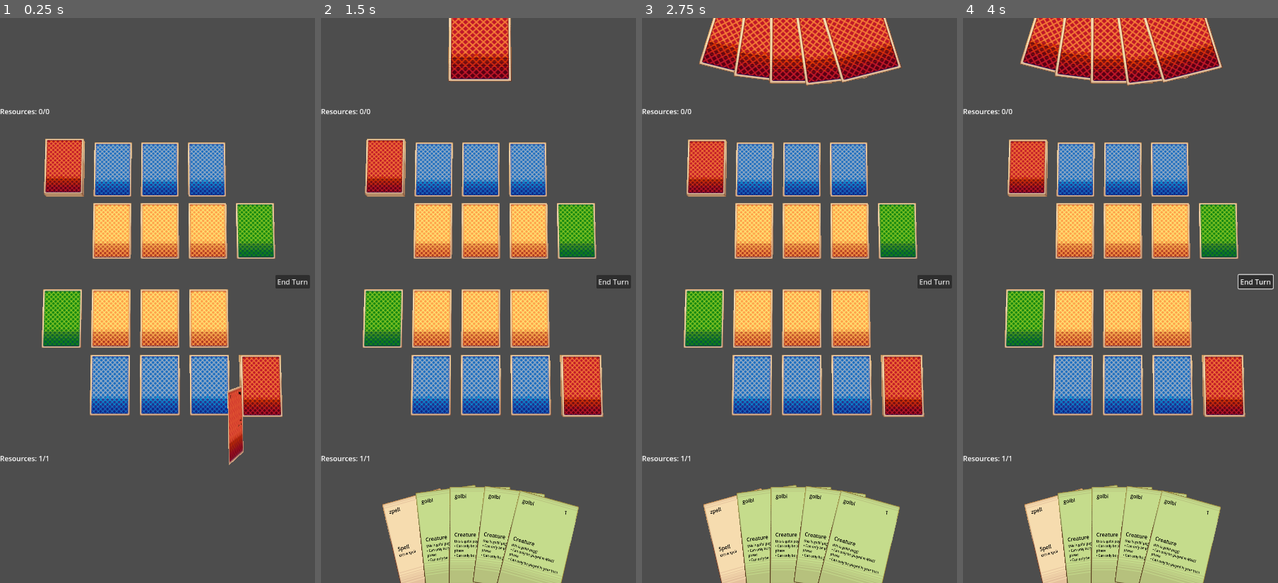
Above: before the commit, frames 1-4 (left to right).
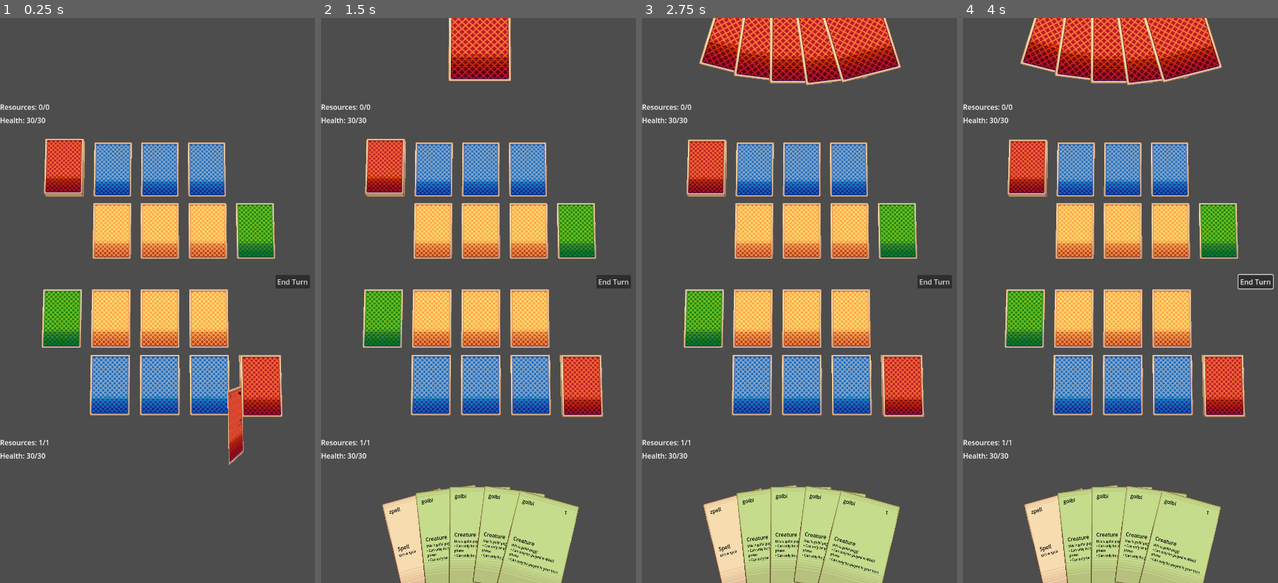
Above: after the commit, the same moments.

Repository: akaFalk/tcg
Game: Godot game, scene res://scenes/main.tscn
Two runs of this game, one before a commit and one after it. Both use one fixed random seed, a clock stepped at 60 frames per second and the inputs below.
Inputs (mouse positions are in pixels of both pictures, inside the frame that each line leads up to):
- Up to frame 1 (0.25 s): no input
- Up to frame 2 (1.5 s): tap Enter at 0.5 s; move the mouse to (550, 272) at 0.52 s; hold Up (ui_up) 0.53-1.25 s; tap O at 0.6 s; click (550, 272) at 0.67 s; drag from (415, 328) to (462, 413) at 1.27 s
- Up to frame 3 (2.75 s): move the mouse to (834, 176) at 2.02 s; hold Up (ui_up) from 2.03 s (still down); tap Shift at 2.1 s
- Up to frame 4 (4 s): release Up (ui_up) at 2.75 s; click "End Turn" at 2.75 s; tap Space at 3.5 s; drag from (1104, 413) to (1026, 215) at 3.52 s

The runs differ from the first frame. In frame 1, 0.4% of the frame differs, in the area x 0-16%, y 15-79%; in frame 2, 0.4%; in frame 3, 0.4%; in frame 4, 0.4%.

Commit message:
add player components

Diff:
--- a/scenes/deck.tscn
+++ b/scenes/deck.tscn
@@ -1,7 +1,6 @@
-[gd_scene load_steps=4 format=3 uid="uid://c55oevxm0q8ee"]
+[gd_scene load_steps=3 format=3 uid="uid://c55oevxm0q8ee"]
 
 [ext_resource type="Script" uid="uid://cmpd0xeyqwx0q" path="res://scripts/entities/deck.gd" id="1_iwvh5"]
-[ext_resource type="Texture2D" uid="uid://ddxe5w2bf737n" path="res://assets/card-back2.png" id="2_rvthe"]
 
 [sub_resource type="BoxShape3D" id="BoxShape3D_tbcxn"]
 size = Vector3(0.963623, 1.43956, 0.00338745)
@@ -9,11 +8,6 @@
 [node name="Deck" type="Node3D"]
 script = ExtResource("1_iwvh5")
 
-[node name="Sprite3D" type="Sprite3D" parent="."]
-visible = false
-render_priority = -1
-texture = ExtResource("2_rvthe")
-
 [node name="Area3D" type="Area3D" parent="."]
 collision_layer = 4
 collision_mask = 4
--- a/scenes/main.tscn
+++ b/scenes/main.tscn
@@ -1,13 +1,17 @@
-[gd_scene load_steps=21 format=3 uid="uid://crf02py6ivrhs"]
+[gd_scene load_steps=25 format=3 uid="uid://crf02py6ivrhs"]
 
 [ext_resource type="Script" uid="uid://3gwct2hgy3es" path="res://scripts/systems/input/card_hover_system.gd" id="1_fnqc8"]
 [ext_resource type="Texture2D" uid="uid://xs2i50m3otqy" path="res://assets/card-back1.png" id="2_85g3d"]
-[ext_resource type="Script" uid="uid://ch8hue7drqiuh" path="res://scripts/entities/player.gd" id="2_jscy8"]
+[ext_resource type="Script" uid="uid://ch8hue7drqiuh" path="res://scripts/entities/player/player.gd" id="2_jscy8"]
 [ext_resource type="Texture2D" uid="uid://d0gp1c48nitab" path="res://assets/card-back4.png" id="2_ya4ey"]
 [ext_resource type="PackedScene" uid="uid://cmn5fanrrjxmq" path="res://scenes/card_slot.tscn" id="3_0w6vj"]
 [ext_resource type="Texture2D" uid="uid://ctun7c2ec82y7" path="res://assets/card-back3.png" id="3_choun"]
 [ext_resource type="Resource" uid="uid://c5g282k7lsafi" path="res://data/player_hand.tres" id="3_muem4"]
+[ext_resource type="Script" uid="uid://7xi03ijq75su" path="res://scripts/entities/player/components/health_component.gd" id="3_pm3ni"]
 [ext_resource type="Script" uid="uid://c5jpt1q3vulgi" path="res://scripts/entities/hands/player_hand.gd" id="4_1nvsg"]
+[ext_resource type="Script" uid="uid://bjwsn68h7s5ec" path="res://scripts/ui/health_ui.gd" id="4_pm3ni"]
+[ext_resource type="Script" uid="uid://p4iq7ggxk37n" path="res://scripts/entities/player/components/resource_component.gd" id="4_y6deb"]
+[ext_resource type="Script" uid="uid://botmty6hc3fdx" path="res://scripts/entities/player/components/slot_manager.gd" id="5_og1vs"]
 [ext_resource type="Resource" uid="uid://blh20038k3j8k" path="res://data/dummy_deck.tres" id="5_yc10j"]
 [ext_resource type="PackedScene" uid="uid://c55oevxm0q8ee" path="res://scenes/deck.tscn" id="6_85g3d"]
 [ext_resource type="Script" uid="uid://c6iv3vhdxdf6g" path="res://scripts/systems/input/input_handler.gd" id="6_n1dqr"]
@@ -29,13 +33,60 @@
 [node name="CardLoader" type="Node3D" parent="."]
 script = ExtResource("9_85g3d")
 
-[node name="Player" type="Node3D" parent="." node_paths=PackedStringArray("card_slots")]
+[node name="Player" type="Node3D" parent="." node_paths=PackedStringArray("health_component", "resource_component", "slot_manager")]
 script = ExtResource("2_jscy8")
-card_slots = NodePath("CardSlots")
-
-[node name="PlayerHand" type="Node3D" parent="Player" node_paths=PackedStringArray("player", "camera", "turn_system", "deck")]
+health_component = NodePath("HealthComponent")
+resource_component = NodePath("ResourceComponent")
+slot_manager = NodePath("SlotManager")
+
+[node name="HealthComponent" type="Node3D" parent="Player"]
+script = ExtResource("3_pm3ni")
+metadata/_custom_type_script = "uid://7xi03ijq75su"
+
+[node name="ResourceComponent" type="Node3D" parent="Player"]
+script = ExtResource("4_y6deb")
+metadata/_custom_type_script = "uid://p4iq7ggxk37n"
+
+[node name="SlotManager" type="Node3D" parent="Player" node_paths=PackedStringArray("slots")]
+script = ExtResource("5_og1vs")
+slots = [NodePath("CreatureCardSlot1"), NodePath("CreatureCardSlot2"), NodePath("CreatureCardSlot3"), NodePath("SpellCardSlot1"), NodePath("SpellCardSlot2"), NodePath("SpellCardSlot3"), NodePath("FieldCardSlot")]
+metadata/_custom_type_script = "uid://botmty6hc3fdx"
+
+[node name="CreatureCardSlot1" parent="Player/SlotManager" instance=ExtResource("3_0w6vj")]
+transform = Transform3D(0.50088, 0, 0, 0, 0.50088, 0, 0, 0, 0.50088, 0.9, 1.2, 0)
+image = ExtResource("2_ya4ey")
+
+[node name="CreatureCardSlot2" parent="Player/SlotManager" instance=ExtResource("3_0w6vj")]
+transform = Transform3D(0.50088, 0, 0, 0, 0.50088, 0, 0, 0, 0.50088, 1.5, 1.2, 0)
+image = ExtResource("2_ya4ey")
+
+[node name="CreatureCardSlot3" parent="Player/SlotManager" instance=ExtResource("3_0w6vj")]
+transform = Transform3D(0.50088, 0, 0, 0, 0.50088, 0, 0, 0, 0.50088, 2.1, 1.2, 0)
+image = ExtResource("2_ya4ey")
+
+[node name="SpellCardSlot1" parent="Player/SlotManager" instance=ExtResource("3_0w6vj")]
+transform = Transform3D(0.50088, 0, 0, 0, 0.50088, 0, 0, 0, 0.50088, 0.9, 0.4, 0)
+slot_type = 1
+image = ExtResource("2_85g3d")
+
+[node name="SpellCardSlot2" parent="Player/SlotManager" instance=ExtResource("3_0w6vj")]
+transform = Transform3D(0.50088, 0, 0, 0, 0.50088, 0, 0, 0, 0.50088, 1.5, 0.4, 0)
+slot_type = 1
+image = ExtResource("2_85g3d")
+
+[node name="SpellCardSlot3" parent="Player/SlotManager" instance=ExtResource("3_0w6vj")]
+transform = Transform3D(0.50088, 0, 0, 0, 0.50088, 0, 0, 0, 0.50088, 2.1, 0.4, 0)
+slot_type = 1
+image = ExtResource("2_85g3d")
+
+[node name="FieldCardSlot" parent="Player/SlotManager" instance=ExtResource("3_0w6vj")]
+transform = Transform3D(0.50088, 0, 0, 0, 0.50088, 0, 0, 0, 0.50088, 0.3, 1.2, 0)
+slot_type = 2
+image = ExtResource("3_choun")
+
+[node name="PlayerHand" type="Node3D" parent="Player" node_paths=PackedStringArray("resource_component", "camera", "turn_system", "deck")]
 script = ExtResource("4_1nvsg")
-player = NodePath("..")
+resource_component = NodePath("../ResourceComponent")
 config = ExtResource("3_muem4")
 camera = NodePath("../../Camera3D")
 turn_system = NodePath("../../Systems/TurnSystem")
@@ -48,86 +99,54 @@
 player = NodePath("..")
 deck_definition = ExtResource("5_yc10j")
 
-[node name="CardSlots" type="Node3D" parent="Player"]
-
-[node name="CreatureCardSlot1" parent="Player/CardSlots" instance=ExtResource("3_0w6vj")]
-transform = Transform3D(0.50088, 0, 0, 0, 0.50088, 0, 0, 0, 0.50088, 0.9, 1.2, 0)
-image = ExtResource("2_ya4ey")
-
-[node name="CreatureCardSlot2" parent="Player/CardSlots" instance=ExtResource("3_0w6vj")]
-transform = Transform3D(0.50088, 0, 0, 0, 0.50088, 0, 0, 0, 0.50088, 1.5, 1.2, 0)
-image = ExtResource("2_ya4ey")
-
-[node name="CreatureCardSlot3" parent="Player/CardSlots" instance=ExtResource("3_0w6vj")]
-transform = Transform3D(0.50088, 0, 0, 0, 0.50088, 0, 0, 0, 0.50088, 2.1, 1.2, 0)
-image = ExtResource("2_ya4ey")
-
-[node name="SpellCardSlot1" parent="Player/CardSlots" instance=ExtResource("3_0w6vj")]
-transform = Transform3D(0.50088, 0, 0, 0, 0.50088, 0, 0, 0, 0.50088, 0.9, 0.4, 0)
-slot_type = 1
-image = ExtResource("2_85g3d")
-
-[node name="SpellCardSlot2" parent="Player/CardSlots" instance=ExtResource("3_0w6vj")]
-transform = Transform3D(0.50088, 0, 0, 0, 0.50088, 0, 0, 0, 0.50088, 1.5, 0.4, 0)
-slot_type = 1
-image = ExtResource("2_85g3d")
-
-[node name="SpellCardSlot3" parent="Player/CardSlots" instance=ExtResource("3_0w6vj")]
-transform = Transform3D(0.50088, 0, 0, 0, 0.50088, 0, 0, 0, 0.50088, 2.1, 0.4, 0)
-slot_type = 1
-image = ExtResource("2_85g3d")
-
-[node name="FieldCardSlot" parent="Player/CardSlots" instance=ExtResource("3_0w6vj")]
-transform = Transform3D(0.50088, 0, 0, 0, 0.50088, 0, 0, 0, 0.50088, 0.3, 1.2, 0)
-slot_type = 2
-image = ExtResource("3_choun")
-
-[node name="ResourcesUI" type="Control" parent="Player" node_paths=PackedStringArray("player")]
-layout_mode = 3
-anchors_preset = 0
-offset_right = 40.0
-offset_bottom = 40.0
-script = ExtResource("8_jkv2x")
-player = NodePath("..")
-
-[node name="Label" type="Label" parent="Player/ResourcesUI"]
-layout_mode = 0
-offset_top = 986.0
-offset_right = 40.0
-offset_bottom = 1009.0
-
-[node name="Opponent" type="Node3D" parent="."]
+[node name="Opponent" type="Node3D" parent="." node_paths=PackedStringArray("health_component", "resource_component", "slot_manager")]
 script = ExtResource("2_jscy8")
+health_component = NodePath("HealthComponent")
+resource_component = NodePath("ResourceComponent")
+slot_manager = NodePath("SlotManager")
 type = 1
 
-[node name="CreatureCardSlot1" parent="Opponent" instance=ExtResource("3_0w6vj")]
+[node name="HealthComponent" type="Node3D" parent="Opponent"]
+script = ExtResource("3_pm3ni")
+metadata/_custom_type_script = "uid://7xi03ijq75su"
+
+[node name="ResourceComponent" type="Node3D" parent="Opponent"]
+script = ExtResource("4_y6deb")
+metadata/_custom_type_script = "uid://p4iq7ggxk37n"
+
+[node name="SlotManager" type="Node3D" parent="Opponent" node_paths=PackedStringArray("slots")]
+script = ExtResource("5_og1vs")
+slots = [NodePath("CreatureCardSlot1"), NodePath("CreatureCardSlot2"), NodePath("CreatureCardSlot3"), NodePath("SpellCardSlot1"), NodePath("SpellCardSlot2"), NodePath("SpellCardSlot3"), NodePath("FieldCardSlot")]
+metadata/_custom_type_script = "uid://botmty6hc3fdx"
+
+[node name="CreatureCardSlot1" parent="Opponent/SlotManager" instance=ExtResource("3_0w6vj")]
 transform = Transform3D(0.50088, 0, 0, 0, 0.50088, 0, 0, 0, 0.50088, 2.1, 2.3, 0)
 image = ExtResource("2_ya4ey")
 
-[node name="CreatureCardSlot2" parent="Opponent" instance=ExtResource("3_0w6vj")]
+[node name="CreatureCardSlot2" parent="Opponent/SlotManager" instance=ExtResource("3_0w6vj")]
 transform = Transform3D(0.50088, 0, 0, 0, 0.50088, 0, 0, 0, 0.50088, 1.5, 2.3, 0)
 image = ExtResource("2_ya4ey")
 
-[node name="CreatureCardSlot3" parent="Opponent" instance=ExtResource("3_0w6vj")]
+[node name="CreatureCardSlot3" parent="Opponent/SlotManager" instance=ExtResource("3_0w6vj")]
 transform = Transform3D(0.50088, 0, 0, 0, 0.50088, 0, 0, 0, 0.50088, 0.9, 2.3, 0)
 image = ExtResource("2_ya4ey")
 
-[node name="SpellCardSlot1" parent="Opponent" instance=ExtResource("3_0w6vj")]
+[node name="SpellCardSlot1" parent="Opponent/SlotManager" instance=ExtResource("3_0w6vj")]
 transform = Transform3D(0.50088, 0, 0, 0, 0.50088, 0, 0, 0, 0.50088, 2.1, 3.1, 0)
 slot_type = 1
 image = ExtResource("2_85g3d")
 
-[node name="SpellCardSlot2" parent="Opponent" instance=ExtResource("3_0w6vj")]
+[node name="SpellCardSlot2" parent="Opponent/SlotManager" instance=ExtResource("3_0w6vj")]
 transform = Transform3D(0.50088, 0, 0, 0, 0.50088, 0, 0, 0, 0.50088, 1.5, 3.1, 0)
 slot_type = 1
 image = ExtResource("2_85g3d")
 
-[node name="SpellCardSlot3" parent="Opponent" instance=ExtResource("3_0w6vj")]
+[node name="SpellCardSlot3" parent="Opponent/SlotManager" instance=ExtResource("3_0w6vj")]
 transform = Transform3D(0.50088, 0, 0, 0, 0.50088, 0, 0, 0, 0.50088, 0.9, 3.1, 0)
 slot_type = 1
 image = ExtResource("2_85g3d")
 
-[node name="FieldCardSlot" parent="Opponent" instance=ExtResource("3_0w6vj")]
+[node name="FieldCardSlot" parent="Opponent/SlotManager" instance=ExtResource("3_0w6vj")]
 transform = Transform3D(0.50088, 0, 0, 0, 0.50088, 0, 0, 0, 0.50088, 2.7, 2.3, 0)
 slot_type = 2
 image = ExtResource("3_choun")
@@ -147,20 +166,6 @@
 turn_system = NodePath("../../Systems/TurnSystem")
 deck = NodePath("../Deck")
 
-[node name="ResourcesUI" type="Control" parent="Opponent" node_paths=PackedStringArray("player")]
-layout_mode = 3
-anchors_preset = 0
-offset_right = 40.0
-offset_bottom = 40.0
-script = ExtResource("8_jkv2x")
-player = NodePath("..")
-
-[node name="Label" type="Label" parent="Opponent/ResourcesUI"]
-layout_mode = 0
-offset_top = 200.0
-offset_right = 40.0
-offset_bottom = 223.0
-
 [node name="EndTurnButton" type="Button" parent="."]
 offset_left = 624.0
 offset_top = 582.0
@@ -197,3 +202,61 @@
 player_hand = NodePath("../../../Player/PlayerHand")
 drag_and_drop_system = NodePath("../DragAndDropSystem")
 metadata/_custom_type_script = "uid://3gwct2hgy3es"
+
+[node name="UI" type="Node3D" parent="."]
+
+[node name="PlayerUI" type="Node3D" parent="UI"]
+
+[node name="PlayerHealthUI" type="Control" parent="UI/PlayerUI" node_paths=PackedStringArray("component")]
+layout_mode = 3
+anchors_preset = 0
+offset_top = 980.0
+offset_bottom = 980.0
+script = ExtResource("4_pm3ni")
+component = NodePath("../../../Player/HealthComponent")
+
+[node name="Label" type="Label" parent="UI/PlayerUI/PlayerHealthUI"]
+layout_mode = 0
+offset_right = 1.0
+offset_bottom = 23.0
+
+[node name="PlayerResourceUI" type="Control" parent="UI/PlayerUI" node_paths=PackedStringArray("component")]
+layout_mode = 3
+anchors_preset = 0
+offset_top = 950.0
+offset_bottom = 950.0
+script = ExtResource("8_jkv2x")
+component = NodePath("../../../Player/ResourceComponent")
+
+[node name="Label" type="Label" parent="UI/PlayerUI/PlayerResourceUI"]
+layout_mode = 0
+offset_right = 1.0
+offset_bottom = 23.0
+
+[node name="OpponentUI" type="Node3D" parent="UI"]
+
+[node name="OpponentHealthUI" type="Control" parent="UI/OpponentUI" node_paths=PackedStringArray("component")]
+layout_mode = 3
+anchors_preset = 0
+offset_top = 220.0
+offset_bottom = 220.0
+script = ExtResource("4_pm3ni")
+component = NodePath("../../../Opponent/HealthComponent")
+
+[node name="Label" type="Label" parent="UI/OpponentUI/OpponentHealthUI"]
+layout_mode = 0
+offset_right = 1.0
+offset_bottom = 23.0
+
+[node name="PlayerResourceUI" type="Control" parent="UI/OpponentUI" node_paths=PackedStringArray("component")]
+layout_mode = 3
+anchors_preset = 0
+offset_top = 190.0
+offset_bottom = 190.0
+script = ExtResource("8_jkv2x")
+component = NodePath("../../../Opponent/ResourceComponent")
+
+[node name="Label" type="Label" parent="UI/OpponentUI/PlayerResourceUI"]
+layout_mode = 0
+offset_right = 1.0
+offset_bottom = 23.0
--- /dev/null
+++ b/scenes/player/components/health_component.tscn
@@ -0,0 +1,6 @@
+[gd_scene load_steps=2 format=3 uid="uid://bq142kj5ud3k0"]
+
+[ext_resource type="Script" uid="uid://7xi03ijq75su" path="res://scripts/entities/player/components/health_component.gd" id="1_1m1n1"]
+
+[node name="HealthComponent" type="Node3D"]
+script = ExtResource("1_1m1n1")
--- /dev/null
+++ b/scenes/player/components/resource_component.tscn
@@ -0,0 +1,6 @@
+[gd_scene load_steps=2 format=3 uid="uid://n58kgc6epco0"]
+
+[ext_resource type="Script" uid="uid://p4iq7ggxk37n" path="res://scripts/entities/player/components/resource_component.gd" id="1_kx423"]
+
+[node name="ResourceComponent" type="Node3D"]
+script = ExtResource("1_kx423")
--- a/scripts/entities/cards/card.gd
+++ b/scripts/entities/cards/card.gd
@@ -70,7 +70,6 @@
 
 func check_playability() -> void:
 	var conditions = card_data.get_play_conditions()
-	is_playable
 
 	for condition in conditions:
 		if not condition.validate(self):
--- a/scripts/entities/hands/player_hand.gd
+++ b/scripts/entities/hands/player_hand.gd
@@ -1,11 +1,11 @@
 class_name PlayerHand extends BaseHand
 
-@export var player: Player
+@export var resource_component: ResourceComponent
 
 func _ready():
 	super._ready()
 	EventBus.CARD_PLAYED.connect(_on_card_played)
-	player.resources_changed.connect(_on_resources_changed)
+	resource_component.resources_changed.connect(_on_resources_changed)
 
 func _on_card_played(card: Card) -> void:
 	if card in cards:
--- a/scripts/entities/player.gd
+++ /dev/null
@@ -1,47 +0,0 @@
-class_name Player extends Node3D
-
-enum Type { PLAYER, OPPONENT }
-
-signal resources_changed(current: int, max_resources: int)
-signal health_changed(new_health: int)
-
-@export var type: Type
-@export var card_slots: Node3D
-
-var health: int = 30:
-	set(value):
-		health = max(0, value)
-		health_changed.emit(health)
-var current_resources: int = 0
-var max_resources: int = 0
-
-func _ready():
-	EventBus.CARD_PLAYED.connect(_on_card_played)
-
-func refresh_resources() -> void:
-	current_resources = max_resources
-	resources_changed.emit(current_resources, max_resources)
-
-func increase_max_resources() -> void:
-	max_resources = mini(max_resources + 1, 10)  # Cap at 10
-	resources_changed.emit(current_resources, max_resources)
-
-func can_play_card(card: Card) -> bool:
-	return can_afford(card.card_data.cost) && has_card_slot(card.card_data.type)
-
-func has_card_slot(type: CardData.Type) -> bool:
-	for card_slot in card_slots.get_children():
-		if card_slot.slot_type == type and !card_slot.card_in_slot:
-			return true
-	return false
-
-func can_afford(cost: int) -> bool:
-	return current_resources >= cost
-
-func spend_resources(amount: int) -> void:
-	current_resources = max(0, current_resources - amount)
-	resources_changed.emit(current_resources, max_resources)
-
-func _on_card_played(card: Card) -> void:
-	if card.player.type == type:
-		spend_resources(card.card_data.cost)
--- /dev/null
+++ b/scripts/entities/player/components/health_component.gd
@@ -0,0 +1,16 @@
+class_name HealthComponent extends Node3D
+
+signal health_changed(new_health: int)
+
+@export var max_health: int = 30
+var current_health: int = max_health
+
+func take_damage(amount: int) -> void:
+	set_health(current_health - amount)
+
+func heal(amount: int) -> void:
+	set_health(current_health + amount)
+
+func set_health(value: int) -> void:
+	current_health = clamp(value, 0, max_health)
+	health_changed.emit(current_health)
--- /dev/null
+++ b/scripts/entities/player/components/resource_component.gd
@@ -0,0 +1,25 @@
+class_name ResourceComponent extends Node3D
+
+signal resources_changed(current: int, max_resources: int)
+
+@export var max_cap: int = 10
+var current: int = 0
+var max_resources: int = 0
+
+func refresh() -> void:
+	current = max_resources
+	_emit_change()
+
+func increase_max() -> void:
+	max_resources = mini(max_resources + 1, max_cap)
+	_emit_change()
+
+func spend(amount: int) -> void:
+	current = max(0, current - amount)
+	_emit_change()
+
+func can_afford(cost: int) -> bool:
+	return current >= cost
+
+func _emit_change() -> void:
+	resources_changed.emit(current, max_resources)
--- /dev/null
+++ b/scripts/entities/player/components/slot_manager.gd
@@ -0,0 +1,15 @@
+class_name SlotManager extends Node3D
+
+@export var slots: Array[CardSlot]
+
+func has_available_slot(type: CardData.Type) -> bool:
+	for slot in slots:
+		if slot.slot_type == type and !slot.card_in_slot:
+			return true
+	return false
+
+func get_available_slot(type: CardData.Type) -> CardSlot:
+	for slot in slots:
+		if slot.slot_type == type && !slot.card_in_slot:
+			return slot
+	return null
--- /dev/null
+++ b/scripts/entities/player/player.gd
@@ -0,0 +1,15 @@
+class_name Player extends Node3D
+
+enum Type { PLAYER, OPPONENT }
+
+@export var health_component: HealthComponent
+@export var resource_component: ResourceComponent
+@export var slot_manager: SlotManager
+@export var type: Type
+
+func _ready():
+	EventBus.CARD_PLAYED.connect(_on_card_played)
+
+func _on_card_played(card: Card) -> void:
+	if card.player.type == type:
+		resource_component.spend(card.card_data.cost)
--- a/scripts/resources/conditions/field_condition.gd
+++ b/scripts/resources/conditions/field_condition.gd
@@ -2,7 +2,7 @@
 
 
 func validate(_card: Card) -> bool:
-	return _card.player.has_card_slot(_card.card_data.type)
+	return _card.player.slot_manager.has_available_slot(_card.card_data.type)
 
 func get_condition_text() -> String:
 	return ""
--- a/scripts/resources/conditions/play_condition.gd
+++ b/scripts/resources/conditions/play_condition.gd
@@ -1,7 +1,7 @@
 class_name PlayCondition extends Resource
 
 func validate(_card: Card) -> bool:
-	push_error("validate() not implemented in base PlayCondition class")
+	assert(false, "Not implemented")
 	return false
 
 func get_condition_text() -> String:
--- a/scripts/resources/conditions/resource_condition.gd
+++ b/scripts/resources/conditions/resource_condition.gd
@@ -2,7 +2,7 @@
 
 
 func validate(_card: Card) -> bool:
-	return _card.player.can_afford(_card.card_data.cost)
+	return _card.player.resource_component.can_afford(_card.card_data.cost)
 
 func get_condition_text() -> String:
 	return ""
--- a/scripts/systems/turn_system.gd
+++ b/scripts/systems/turn_system.gd
@@ -81,8 +81,8 @@
 func _handle_start_phase() -> void:
 	# Resource increment logic
 	var player = _get_current_player_data()
-	player.increase_max_resources()
-	player.refresh_resources()
+	player.resource_component.increase_max()
+	player.resource_component.refresh()
 
 	_start_phase_timer()
 
--- /dev/null
+++ b/scripts/ui/health_ui.gd
@@ -0,0 +1,10 @@
+class_name HealthDisplay extends Control
+
+@export var component: HealthComponent
+
+func _ready() -> void:
+	component.health_changed.connect(update_display)
+	update_display(component.current_health, component.max_health)
+
+func update_display(current: int, max: int) -> void:
+	$Label.text = "Health: %d/%d" % [current, max]
--- a/scripts/ui/resource_ui.gd
+++ b/scripts/ui/resource_ui.gd
@@ -1,10 +1,10 @@
 class_name ResourceDisplay extends Control
 
-@export var player: Player
+@export var component: ResourceComponent
 
 func _ready() -> void:
-	player.resources_changed.connect(update_display)
-	update_display(player.current_resources, player.max_resources)
+	component.resources_changed.connect(update_display)
+	update_display(component.current, component.max_resources)
 
 func update_display(current: int, max_res: int) -> void:
 	$Label.text = "Resources: %d/%d" % [current, max_res]
Not shown, added: scripts/entities/player/components/health_component.gd.uid
Not shown, added: scripts/entities/player/components/resource_component.gd.uid
Not shown, added: scripts/entities/player/components/slot_manager.gd.uid
Renamed: scripts/entities/player.gd.uid -> scripts/entities/player/player.gd.uid
Not shown, added: scripts/ui/health_ui.gd.uid
